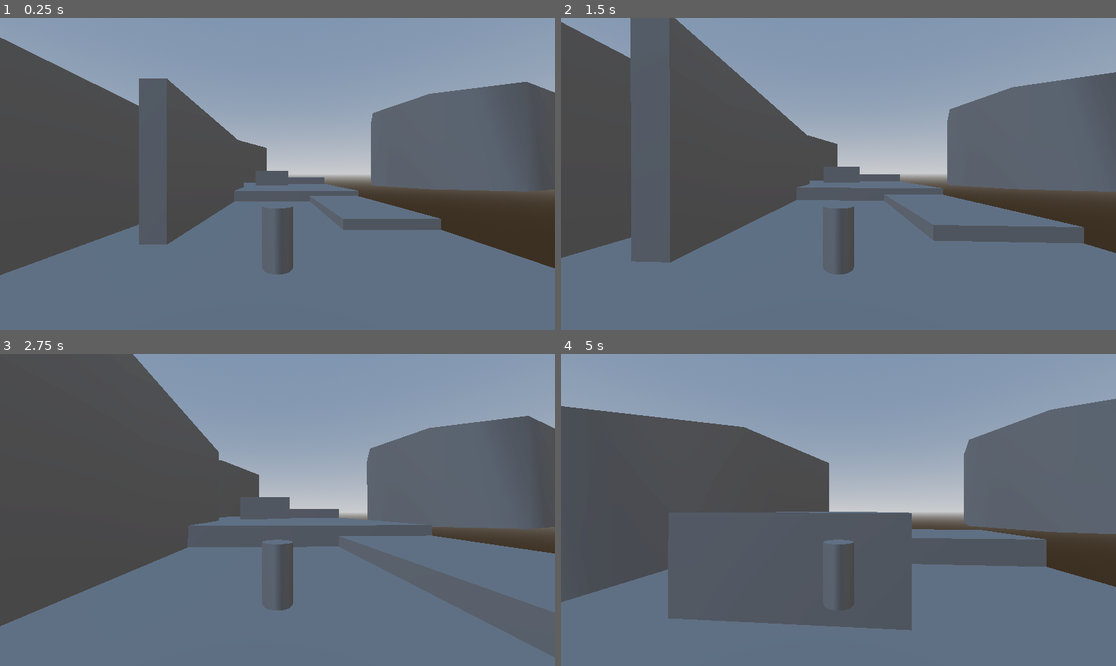
Above: before the commit, frames 1-4 (two rows, left to right).
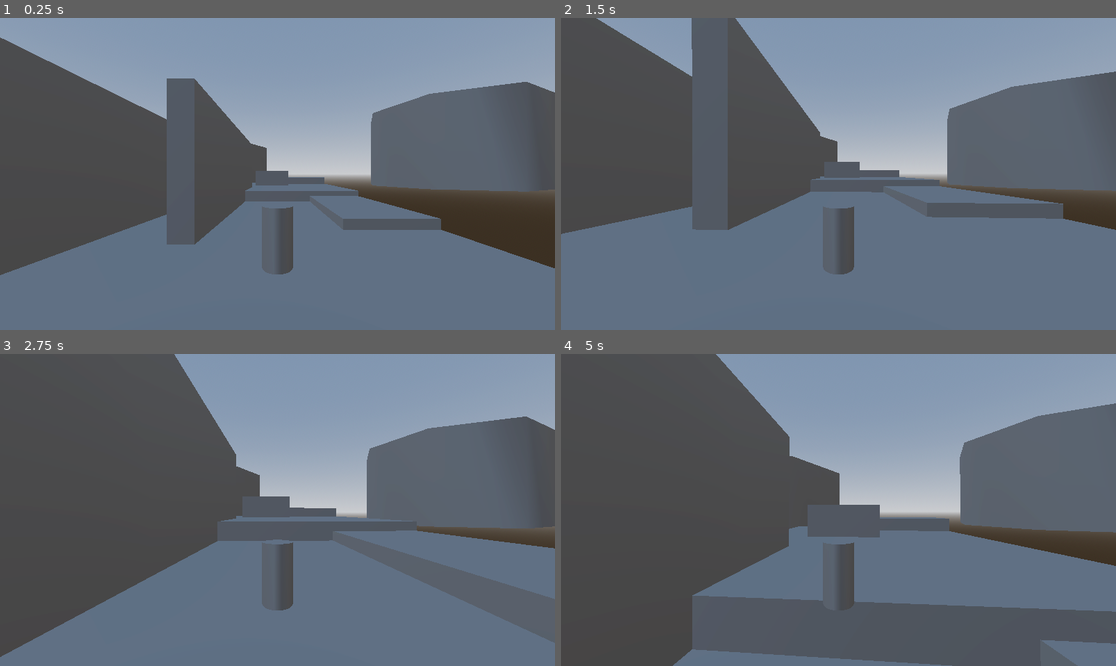
Above: after the commit, the same moments.

Repository: p-rint/RoboBoy-wants-cheese
Game: Godot game, scene res://main.tscn
The game is run twice, just before and just after one commit, with the same random seed, the same clock (stepped at 60 frames per second) and the same inputs.
Inputs (mouse positions are in pixels of both pictures, inside the frame that each line leads up to):
- Up to frame 1 (0.25 s): no input
- Up to frame 2 (1.5 s): tap Enter (ui_accept) at 0.5, 0.6 s; move the mouse to (866, 174) at 0.52 s; hold W (Up) from 0.53 s (still down); tap Space (Jump, bound only after the commit) at 0.77, 1.07 s; tap C (Stomp, bound only after the commit) at 0.8, 1.35 s; move the mouse to (810, 174) at 1.27 s
- Up to frame 3 (2.75 s): keep holding W (Up); tap Space (Jump, bound only after the commit) at 1.52, 1.55, 1.82, 2.1 s; move the mouse to (288, 503) at 2.02 s; tap Enter (ui_accept) at 2.3 s
- Up to frame 4 (5 s): keep holding W (Up); move the mouse to (832, 516) at 2.77 s; tap Tab (Tab) at 2.85 s; tap Space (Jump, bound only after the commit) at 3.02, 3.32, 3.77, 3.8, 4.07, 4.52, 4.82 s; tap C (Stomp, bound only after the commit) at 3.05, 4.35 s; move the mouse to (877, 513) at 3.52 s; tap Enter (ui_accept) at 3.6, 4.55 s; move the mouse to (794, 506) at 4.27 s

The runs differ from the first frame. In frame 1, 3.9% of the frame differs, in the area x 25-46%, y 19-73%; in frame 2, 17%; in frame 3, 7.6%; in frame 4, 37%, in the area x 0-100%, y 0-100%.

Commit message:
Added more moves
Added a stomp/ground pount and a tripple jump

Diff:
--- a/main.tscn
+++ b/main.tscn
@@ -37,7 +37,7 @@
 size = Vector3(2, 13, 57)
 
 [node name="CSGBox3D8" type="CSGBox3D" parent="CSGCombiner3D"]
-transform = Transform3D(1, 0, 0, 0, 1, 0, 0, 0, 1, -9, 6, -56)
+transform = Transform3D(1, 0, 0, 0, 1, 0, 0, 0, 1, -7, 6, -56)
 size = Vector3(2, 13, 34)
 
 [node name="CSGBox3D2" type="CSGBox3D" parent="CSGCombiner3D"]
@@ -99,3 +99,14 @@
 
 [node name="WallJumpBuffer" type="Timer" parent="Player/Timers"]
 one_shot = true
+
+[node name="TripleJumpGrace" type="Timer" parent="Player/Timers"]
+one_shot = true
+
+[node name="JumpCooldown" type="Timer" parent="Player/Timers"]
+one_shot = true
+
+[node name="Stomp" type="RayCast3D" parent="Player"]
+target_position = Vector3(0, -1.5, 0)
+
+[connection signal="timeout" from="Player/Timers/JumpCooldown" to="Player" method="_on_jump_cooldown_timeout"]
--- a/player.gd
+++ b/player.gd
@@ -19,7 +19,7 @@
 
 var camForw : Vector3
 
-enum States {IDLE, MOVE, FALLING}
+enum States {IDLE, MOVE, FALLING, STOMPING}
 
 var state = States.MOVE
 
@@ -31,6 +31,13 @@
 @onready var jump_buffer: Timer = $Timers/JumpBuffer
 @onready var wall_jump_buffer: Timer = $Timers/WallJumpBuffer
 
+@onready var stomp_ray: RayCast3D = $Stomp
+
+@onready var triple_jump_grace: Timer = $Timers/TripleJumpGrace
+
+var jumpNum = 0
+
+var canJump := true
 
 func flatten(vector: Vector3) -> Vector3:
 	return Vector3( vector.x, 0, vector.z)
@@ -46,7 +53,8 @@
 		targetRot = atan2(-direction.x, -direction.z)
 
 	else:
-		velocity = lerp(velocity, Vector3.ZERO + Vector3(0,velocity.y,0), 8 * dt)
+		if is_on_floor():
+			velocity = lerp(velocity, Vector3.ZERO + Vector3(0,velocity.y,0), 8 * dt)
 
 func _physics_process(delta: float) -> void:
 	dt = delta
@@ -56,8 +64,16 @@
 		velocity += get_gravity() * delta
 
 	# Handle jump.
-	if Input.is_action_just_pressed("ui_accept"):
+	if Input.is_action_just_pressed("Jump"):
+		canJump = false
 		jump()
+
+	if Input.is_action_just_pressed("Stomp"):
+		if not is_on_floor() and state != States.STOMPING:
+			state = States.STOMPING
+			velocity = Vector3.ZERO
+			stomp()
+
 
 	input_dir = Input.get_vector("Left", "Right", "Up", "Down")
 	direction = flatten($CamPivot.basis * Vector3(input_dir.x, 0, input_dir.y)).normalized()
@@ -77,19 +93,23 @@
 
 func checkState() -> void:
 	if is_on_floor():
+		if state == States.FALLING: #prev state
+			triple_jump_grace.start(.2)
+
 		if input_dir.length() > 0:
 			state = States.MOVE
 		else:
 			state = States.IDLE
 
 		if jump_buffer.time_left > 0:
-			print(jump_buffer.time_left)
+			#print(jump_buffer.time_left)
 			jump()
 
 		moveControl = 8
 	else:
-		state = States.FALLING
-		moveControl = 1
+		if state != States.STOMPING:
+			state = States.FALLING
+			moveControl = 1
 
 
 
@@ -102,7 +122,7 @@
 	canWJ = false
 	if wall_jump_ray.is_colliding():
 		var dot = wall_jump_ray.get_collision_normal().dot(direction)
-		print(velocity.y)
+		#print(velocity.y)
 		if dot < -.65:
 			if not is_on_floor(): #
 				canWJ = true
@@ -112,13 +132,48 @@
 
 
 func jump() -> void:
-	if is_on_floor():
-		var newVel = direction * velocity.length()
+
+
+	if canJump:
+		print("WANT")
+		if is_on_floor():
+			manageTripleJump()
+
+		if canWJ or wall_jump_buffer.time_left > 0:
+			var dir = wall_jump_ray.get_collision_normal()
+			velocity = dir * 5
+			velocity.y = 10
+
+	jump_buffer.start(.3)
+
+	$Timers/JumpCooldown.start(.01)
+
+
+func stomp() -> void:
+	if stomp_ray.is_colliding() or is_on_floor():
+		state = States.IDLE
+		moveControl = 8
+	else: #keep goin
+		velocity.y = -30
+		moveControl = 1
+
+
+func manageTripleJump() -> void:
+	var newVel = direction * velocity.length()
+	if triple_jump_grace.time_left == 0 or jumpNum == 0 or jumpNum > 2:
 		newVel.y = JUMP_VELOCITY
-		velocity = newVel
 
-	if canWJ or wall_jump_buffer.time_left > 0:
-		var dir = wall_jump_ray.get_collision_normal()
-		velocity = dir * 20
-		velocity.y = 10
-	jump_buffer.start(.3)
+		jumpNum = 0
+	else:
+		if jumpNum == 1:
+			newVel.y = JUMP_VELOCITY * 1.2
+		elif jumpNum == 2:
+			newVel.y = JUMP_VELOCITY * 2
+
+	jumpNum += 1
+	print(jumpNum)
+	velocity = newVel
+
+
+func _on_jump_cooldown_timeout() -> void:
+	canJump = true
--- a/project.godot
+++ b/project.godot
@@ -46,6 +46,18 @@
 "events": [Object(InputEventKey,"resource_local_to_scene":false,"resource_name":"","device":-1,"window_id":0,"alt_press …(195 unchanged characters)…
 ]
 }
+Stomp={
+"deadzone": 0.2,
+"events": [Object(InputEventKey,"resource_local_to_scene":false,"resource_name":"","device":-1,"window_id":0,"alt_pressed":false,"shift_pressed":false,"ctrl_pressed":false,"meta_pressed":false,"pressed":false,"keycode":0,"physical_keycode":67,"key_label":0,"unicode":99,"location":0,"echo":false,"script":null)
+, Object(InputEventKey,"resource_local_to_scene":false,"resource_name":"","device":-1,"window_id":0,"alt_pressed":false,"shift_pressed":false,"ctrl_pressed":false,"meta_pressed":false,"pressed":false,"keycode":0,"physical_keycode":4194327,"key_label":0,"unicode":0,"location":0,"echo":false,"script":null)
+, Object(InputEventKey,"resource_local_to_scene":false,"resource_name":"","device":0,"window_id":0,"alt_pressed":false,"shift_pressed":false,"ctrl_pressed":false,"meta_pressed":false,"pressed":false,"keycode":0,"physical_keycode":4194326,"key_label":0,"unicode":0,"location":0,"echo":false,"script":null)
+]
+}
+Jump={
+"deadzone": 0.2,
+"events": [Object(InputEventKey,"resource_local_to_scene":false,"resource_name":"","device":-1,"window_id":0,"alt_pressed":false,"shift_pressed":false,"ctrl_pressed":false,"meta_pressed":false,"pressed":false,"keycode":0,"physical_keycode":32,"key_label":0,"unicode":32,"location":0,"echo":false,"script":null)
+]
+}
 
 [physics]
 
